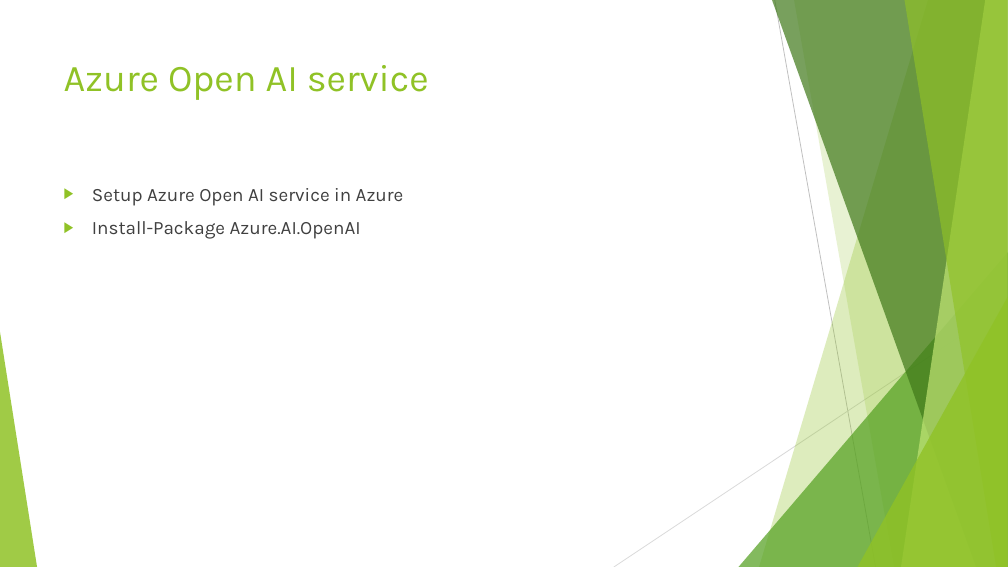
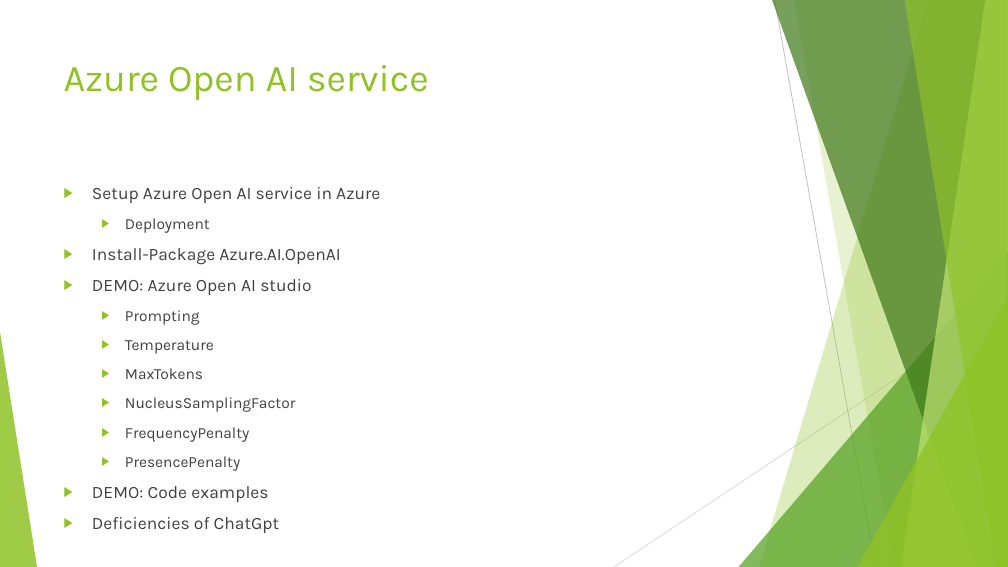
Before and after one commit to johnstaveley/JaaS, a slide deck: slide 9 of JaaS.pptx. Drawn at 1008x567 pixels with LibreOffice and Linux fonts; fonts in the diff are those of the drawing. Boxes give left, top, right and bottom in pixels: in the first picture for what was removed or moved away, otherwise in the second. Text is boxed around its words. In the diff, an @@ line names an element or a change of style, - is before the commit and + after.

```diff
--- a/JaaS.pptx
+++ b/JaaS.pptx
@@ text at (92,187,380,265): size 18 to 16.6 pt in "Setup Azure Open AI service in Azure", "Install-Package Azure.AI.OpenAI" @@
@@ text at (125,218,210,233): paragraph added @@
+  ▶ Deployment
@@ text at (92,279,311,502): paragraphs added @@
+▶ DEMO: Azure Open AI studio
+  ▶ Prompting
+  ▶ Temperature
+  ▶ MaxTokens
+  ▶ NucleusSamplingFactor
+  ▶ FrequencyPenalty
+  ▶ PresencePenalty
+▶ DEMO: Code examples
+▶ Deficiencies of ChatGpt
```
Also in this commit, not shown: 5 other slides changed, 1 slide added.
